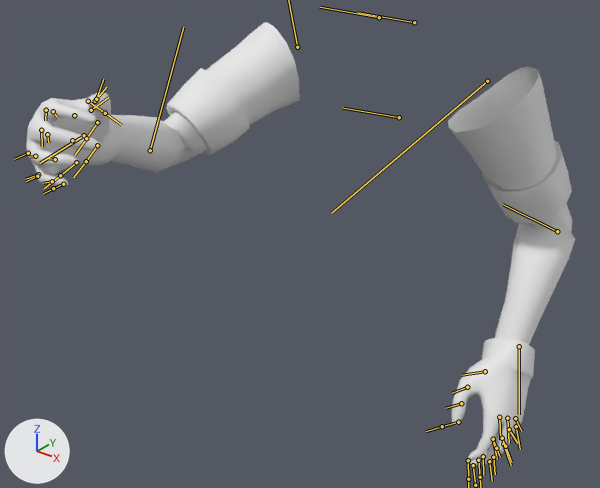
Renders of the FBX model CharacterTesting/Assets/Models/Player/EthanFPSHands001.fbx from each side of a commit.
One viewpoint serves both versions: a 50 mm lens placed at (0.563, -0.788, 1.442), pointed at (-0.01, -0.072, 0.998). The lights are fixed; the arrows at lower left show +X, +Y and +Z. Both versions are drawn at frame 160 of the action 'EthanSkeleton|Run'; the numbers are the values there. The bones that bend it are drawn over the model as lines.

Names of what the first picture shows: 'EthanBody'.
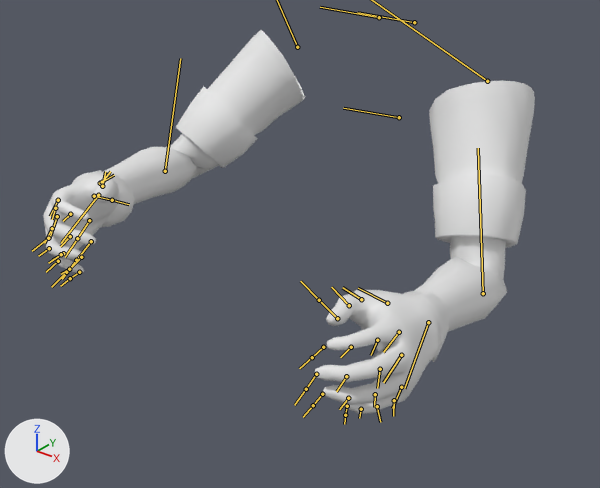
Changed parts and their boxes [x1, y1, x2, y2] in the pictures (600 x 488 px):
'EthanBody', posed (10% narrower, 13% shorter)
    before: [26, 22, 575, 466]
    after: [43, 30, 535, 414]
bone 'EthanLeftHandIndex1', root to tip
    before: (499, 417) to (500, 439)
    after: (399, 332) to (383, 352)
bone 'EthanLeftHandMiddle1', root to tip
    before: (507, 418) to (509, 443)
    after: (401, 355) to (383, 382)
bone 'EthanLeftHandRing1', root to tip
    before: (516, 426) to (520, 449)
    after: (401, 387) to (392, 408)
bone 'EthanLeftHandPinky1', root to tip
    before: (515, 418) to (521, 431)
    after: (394, 400) to (393, 416)
bone 'EthanRightHandIndex1', root to tip
    before: (46, 110) to (45, 120)
    after: (58, 200) to (50, 216)
bone 'EthanRightHandMiddle1', root to tip
    before: (41, 130) to (42, 146)
    after: (57, 216) to (49, 238)
bone 'EthanRightHandRing1', root to tip
    before: (28, 153) to (14, 159)
    after: (48, 238) to (32, 251)
bone 'EthanRightHandPinky1', root to tip
    before: (38, 174) to (25, 179)
    after: (61, 254) to (48, 263)

What the commit changed:
Bone 'EthanLeftArm' (bone_ethanleftarm) turns from (-48, -50, -3) to (18, -32, -12) degrees about its own x, y and z.
Bone 'EthanLeftHandIndex1' (bone_ethanlefthandindex1) turns from (0, 0, 0) to (8, 0, -13) degrees about its own x, y and z.
Bone 'EthanLeftHandMiddle1' (bone_ethanlefthandmiddle1) turns from (0, 0, 0) to (7, 2, -13) degrees about its own x, y and z.
Bone 'EthanLeftHandRing1' (bone_ethanlefthandring1) turns from (0, 0, 0) to (8, -1, -13) degrees about its own x, y and z.
Bone 'EthanLeftHandPinky1' (bone_ethanlefthandpinky1) turns from (0, 0, 0) to (6, 1, -14) degrees about its own x, y and z.
Bone 'EthanRightArm' (bone_ethanrightarm) turns from (-44, 29, -7) to (-30, 28, -8) degrees about its own x, y and z.
Bone 'EthanRightHandIndex1' (bone_ethanrighthandindex1) turns from (-14, -13, -29) to (-8, -6, -14) degrees about its own x, y and z.
Bone 'EthanRightHandMiddle1' (bone_ethanrighthandmiddle1) turns from (-10, -17, -30) to (-6, -8, -15) degrees about its own x, y and z.
Bone 'EthanRightHandRing1' (bone_ethanrighthandring1) turns from (-13, -6, -18) to (-7, -2, -9) degrees about its own x, y and z.
Bone 'EthanRightHandPinky1' (bone_ethanrighthandpinky1) turns from (-10, -1, -12) to (-5, 0, -6) degrees about its own x, y and z.
